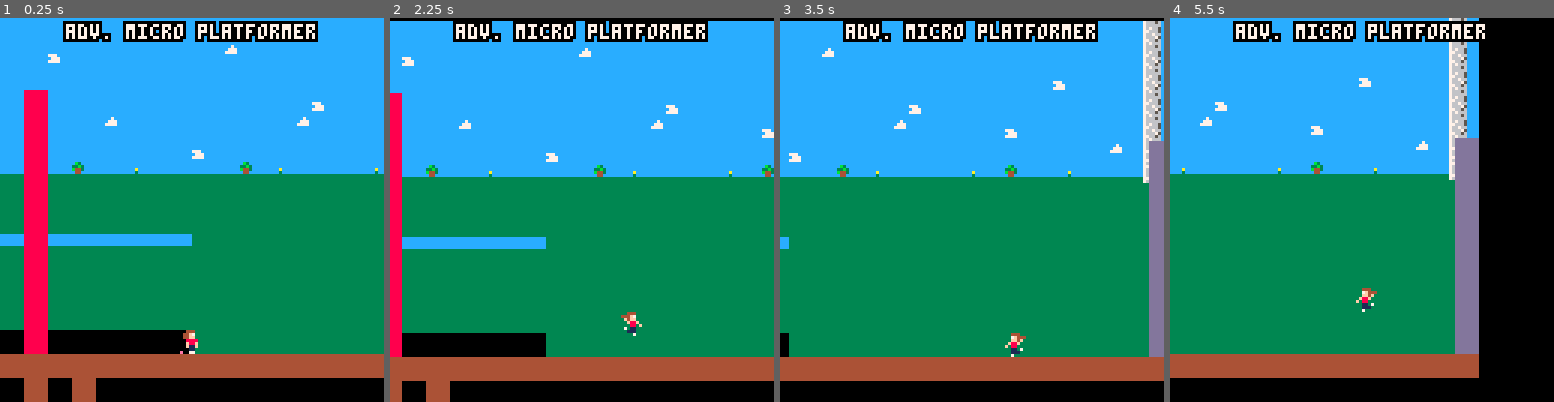
Above: before the commit, frames 1-4 (left to right).
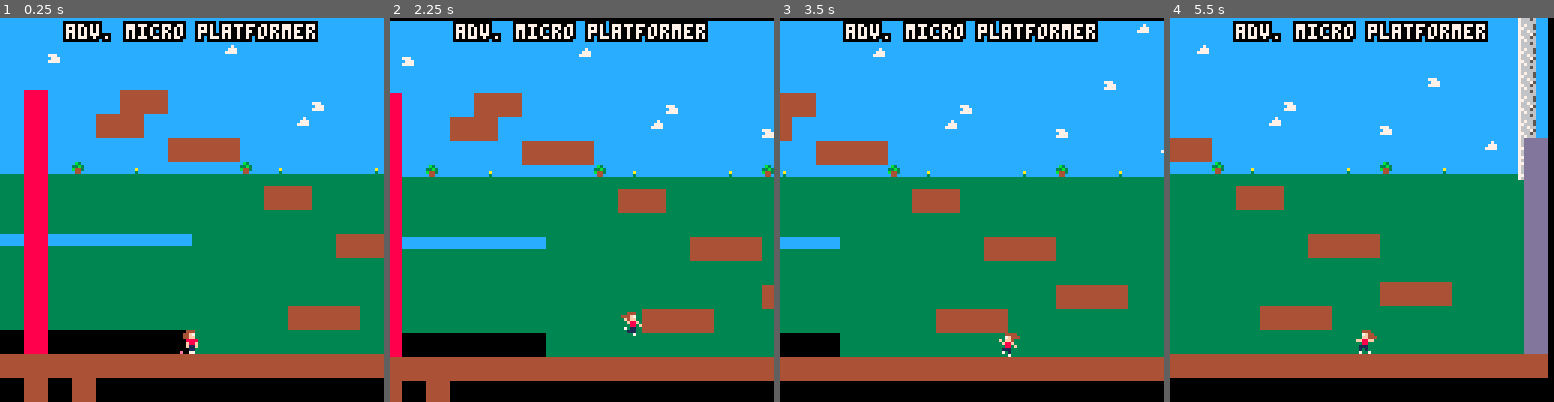
Above: after the commit, the same moments.

Repository: jressey/adv_micro_platformer_template
Game: PICO-8 cartridge output.p8
Two runs of this game, one before a commit and one after it. Both use one fixed random seed, a clock stepped at 60 frames per second and the inputs below.
Inputs:
- Up to frame 1 (0.25 s): no input
- Up to frame 2 (2.25 s): tap X (X key) at 0.33, 1.07, 1.85 s; tap O (Z key) at 0.7, 1.7, 2.1 s; hold Right 1.6-2.1 s; hold Up from 2.15 s (still down)
- Up to frame 3 (3.5 s): release Up at 2.42 s; hold Right 2.47-3.03 s; tap O (Z key) at 2.5, 2.9, 3.3 s; tap X (X key) at 2.97 s; hold Left from 3.08 s (still down)
- Up to frame 4 (5.5 s): release Left at 3.58 s; hold Down 3.63-3.97 s; tap O (Z key) every 0.4 s from 3.7 to 5.3 s; hold Right 4.02-4.68 s; tap X (X key) at 4.08, 5.2 s; hold Up 4.73-5.03 s; hold Left from 5.08 s (still down)

The runs differ from the first frame. In frame 1, 5.5% of the frame differs, in the area x 25-100%, y 18-82%; in frame 2, 6.1%; in frame 3, 13%; in frame 4, 28%, in the area x 0-99%, y 0-94%.

Commit message:
make platforms

Diff:
--- a/gfxsfx.p8
+++ b/gfxsfx.p8
@@ -55,16 +55,16 @@
 4040404040404040404040404040404040404040414048490000000000000000000000000000000000000000000000000000000000000000000000000000000000000000000000000000000000000000000000000000000000000000000000000000000000000000000000000000000000000000000000000000000000000000
 4040424040404040404140404040404040404040404048490000000000000000000000000000000000000000000000000000000000000000000000000000000000000000000000000000000000000000000000000000000000000000000000000000000000000000000000000000000000000000000000000000000000000000
 4040404040404040404040404040404040404042404048490000000000000000000000000000000000000000000000000000000000000000000000000000000000000000000000000000000000000000000000000000000000000000000000000000000000000000000000000000000000000000000000000000000000000000
-4052404040404040404040404042404040404040404048490000000000000000000000000000000000000000000000000000000000000000000000000000000000000000000000000000000000000000000000000000000000000000000000000000000000000000000000000000000000000000000000000000000000000000
-4052404041404040404040404140404040424040404048490000000000000000000000000000000000000000000000000000000000000000000000000000000000000000000000000000000000000000000000000000000000000000000000000000000000000000000000000000000000000000000000000000000000000000
-4052404040404040424040404040404040404040404148540000000000000000000000000000000000000000000000000000000000000000000000000000000000000000000000000000000000000000000000000000000000000000000000000000000000000000000000000000000000000000000000000000000000000000
+4052404040535340404040404042404040404040404048490000000000000000000000000000000000000000000000000000000000000000000000000000000000000000000000000000000000000000000000000000000000000000000000000000000000000000000000000000000000000000000000000000000000000000
+4052404053534040404040404140404040424040404048490000000000000000000000000000000000000000000000000000000000000000000000000000000000000000000000000000000000000000000000000000000000000000000000000000000000000000000000000000000000000000000000000000000000000000
+4052404040404053535340404040404040404040404148540000000000000000000000000000000000000000000000000000000000000000000000000000000000000000000000000000000000000000000000000000000000000000000000000000000000000000000000000000000000000000000000000000000000000000
 4452444644454444444446454444444544464445444447540000000000000000000000000000000000000000000000000000000000000000000000000000000000000000000000000000000000000000000000000000000000000000000000000000000000000000000000000000000000000000000000000000000000000000
+4352434343434343434343535343434343434343434343540000000000000000000000000000000000000000000000000000000000000000000000000000000000000000000000000000000000000000000000000000000000000000000000000000000000000000000000000000000000000000000000000000000000000000
 4352434343434343434343434343434343434343434343540000000000000000000000000000000000000000000000000000000000000000000000000000000000000000000000000000000000000000000000000000000000000000000000000000000000000000000000000000000000000000000000000000000000000000
+4452444444444444434343434343535353434343434343540000000000000000000000000000000000000000000000000000000000000000000000000000000000000000000000000000000000000000000000000000000000000000000000000000000000000000000000000000000000000000000000000000000000000000
 4352434343434343434343434343434343434343434343540000000000000000000000000000000000000000000000000000000000000000000000000000000000000000000000000000000000000000000000000000000000000000000000000000000000000000000000000000000000000000000000000000000000000000
-4452444444444444434343434343434343434343434343540000000000000000000000000000000000000000000000000000000000000000000000000000000000000000000000000000000000000000000000000000000000000000000000000000000000000000000000000000000000000000000000000000000000000000
-4352434343434343434343434343434343434343434343540000000000000000000000000000000000000000000000000000000000000000000000000000000000000000000000000000000000000000000000000000000000000000000000000000000000000000000000000000000000000000000000000000000000000000
-4352434343434343434343434343434343434343434343540075000000000000000000000000000000000000000000000000000000000000000000000000000000000000000000000000000000000000000000000000000000000000000000000000000000000000000000000000000000000000000000000000000000000000
-4352434343434343434343434343434343434343434343547575000000000000000000000000000000000000000000000000000000000000000000000000000000000000000000000000000000000000000000000000000000000000000000000000000000000000000000000000000000000000000000000000000000000000
+4352434343434343434343434343434343535353434343540075000000000000000000000000000000000000000000000000000000000000000000000000000000000000000000000000000000000000000000000000000000000000000000000000000000000000000000000000000000000000000000000000000000000000
+4352434343434343434343435353534343434343434343547575000000000000000000000000000000000000000000000000000000000000000000000000000000000000000000000000000000000000000000000000000000000000000000000000000000000000000000000000000000000000000000000000000000000000
 0052000000000000434343434343434343434343434343547575000000000000000000000000000000000000000000000000000000000000000000000000000000000000000000000000000000000000000000000000000000000000000000000000000000000000000000000000000000000000000000000000000000000000
 5353535353535353535353535353535353535353535353537575000000000000000000000000000000000000000000000000000000000000000000000000000000000000000000000000000000000000000000000000000000000000000000000000000000000000000000000000000000000000000000000000000000000000
 0053005300000000000000000000000000000000000000007575000000000000000000000000000000000000000000000000000000000000000000000000000000000000000000000000000000000000000000000000000000000000000000000000000000000000000000000000000000000000000000000000000000000000
--- a/output.p8
+++ b/output.p8
@@ -1,5 +1,5 @@
 pico-8 cartridge // http://www.pico-8.com
-version 22
+version 7
 __lua__
 -- project name
 -- by creator
@@ -613,16 +613,16 @@
 4040404040404040404040404040404040404040414048490000000000000000000000000000000000000000000000000000000000000000000000000000000000000000000000000000000000000000000000000000000000000000000000000000000000000000000000000000000000000000000000000000000000000000
 4040424040404040404140404040404040404040404048490000000000000000000000000000000000000000000000000000000000000000000000000000000000000000000000000000000000000000000000000000000000000000000000000000000000000000000000000000000000000000000000000000000000000000
 4040404040404040404040404040404040404042404048490000000000000000000000000000000000000000000000000000000000000000000000000000000000000000000000000000000000000000000000000000000000000000000000000000000000000000000000000000000000000000000000000000000000000000
-4052404040404040404040404042404040404040404048490000000000000000000000000000000000000000000000000000000000000000000000000000000000000000000000000000000000000000000000000000000000000000000000000000000000000000000000000000000000000000000000000000000000000000
-4052404041404040404040404140404040424040404048490000000000000000000000000000000000000000000000000000000000000000000000000000000000000000000000000000000000000000000000000000000000000000000000000000000000000000000000000000000000000000000000000000000000000000
-4052404040404040424040404040404040404040404148540000000000000000000000000000000000000000000000000000000000000000000000000000000000000000000000000000000000000000000000000000000000000000000000000000000000000000000000000000000000000000000000000000000000000000
+4052404040535340404040404042404040404040404048490000000000000000000000000000000000000000000000000000000000000000000000000000000000000000000000000000000000000000000000000000000000000000000000000000000000000000000000000000000000000000000000000000000000000000
+4052404053534040404040404140404040424040404048490000000000000000000000000000000000000000000000000000000000000000000000000000000000000000000000000000000000000000000000000000000000000000000000000000000000000000000000000000000000000000000000000000000000000000
+4052404040404053535340404040404040404040404148540000000000000000000000000000000000000000000000000000000000000000000000000000000000000000000000000000000000000000000000000000000000000000000000000000000000000000000000000000000000000000000000000000000000000000
 4452444644454444444446454444444544464445444447540000000000000000000000000000000000000000000000000000000000000000000000000000000000000000000000000000000000000000000000000000000000000000000000000000000000000000000000000000000000000000000000000000000000000000
+4352434343434343434343535343434343434343434343540000000000000000000000000000000000000000000000000000000000000000000000000000000000000000000000000000000000000000000000000000000000000000000000000000000000000000000000000000000000000000000000000000000000000000
 4352434343434343434343434343434343434343434343540000000000000000000000000000000000000000000000000000000000000000000000000000000000000000000000000000000000000000000000000000000000000000000000000000000000000000000000000000000000000000000000000000000000000000
+4452444444444444434343434343535353434343434343540000000000000000000000000000000000000000000000000000000000000000000000000000000000000000000000000000000000000000000000000000000000000000000000000000000000000000000000000000000000000000000000000000000000000000
 4352434343434343434343434343434343434343434343540000000000000000000000000000000000000000000000000000000000000000000000000000000000000000000000000000000000000000000000000000000000000000000000000000000000000000000000000000000000000000000000000000000000000000
-4452444444444444434343434343434343434343434343540000000000000000000000000000000000000000000000000000000000000000000000000000000000000000000000000000000000000000000000000000000000000000000000000000000000000000000000000000000000000000000000000000000000000000
-4352434343434343434343434343434343434343434343540000000000000000000000000000000000000000000000000000000000000000000000000000000000000000000000000000000000000000000000000000000000000000000000000000000000000000000000000000000000000000000000000000000000000000
-4352434343434343434343434343434343434343434343540075000000000000000000000000000000000000000000000000000000000000000000000000000000000000000000000000000000000000000000000000000000000000000000000000000000000000000000000000000000000000000000000000000000000000
-4352434343434343434343434343434343434343434343547575000000000000000000000000000000000000000000000000000000000000000000000000000000000000000000000000000000000000000000000000000000000000000000000000000000000000000000000000000000000000000000000000000000000000
+4352434343434343434343434343434343535353434343540075000000000000000000000000000000000000000000000000000000000000000000000000000000000000000000000000000000000000000000000000000000000000000000000000000000000000000000000000000000000000000000000000000000000000
+4352434343434343434343435353534343434343434343547575000000000000000000000000000000000000000000000000000000000000000000000000000000000000000000000000000000000000000000000000000000000000000000000000000000000000000000000000000000000000000000000000000000000000
 0052000000000000434343434343434343434343434343547575000000000000000000000000000000000000000000000000000000000000000000000000000000000000000000000000000000000000000000000000000000000000000000000000000000000000000000000000000000000000000000000000000000000000
 5353535353535353535353535353535353535353535353537575000000000000000000000000000000000000000000000000000000000000000000000000000000000000000000000000000000000000000000000000000000000000000000000000000000000000000000000000000000000000000000000000000000000000
 0053005300000000000000000000000000000000000000007575000000000000000000000000000000000000000000000000000000000000000000000000000000000000000000000000000000000000000000000000000000000000000000000000000000000000000000000000000000000000000000000000000000000000
